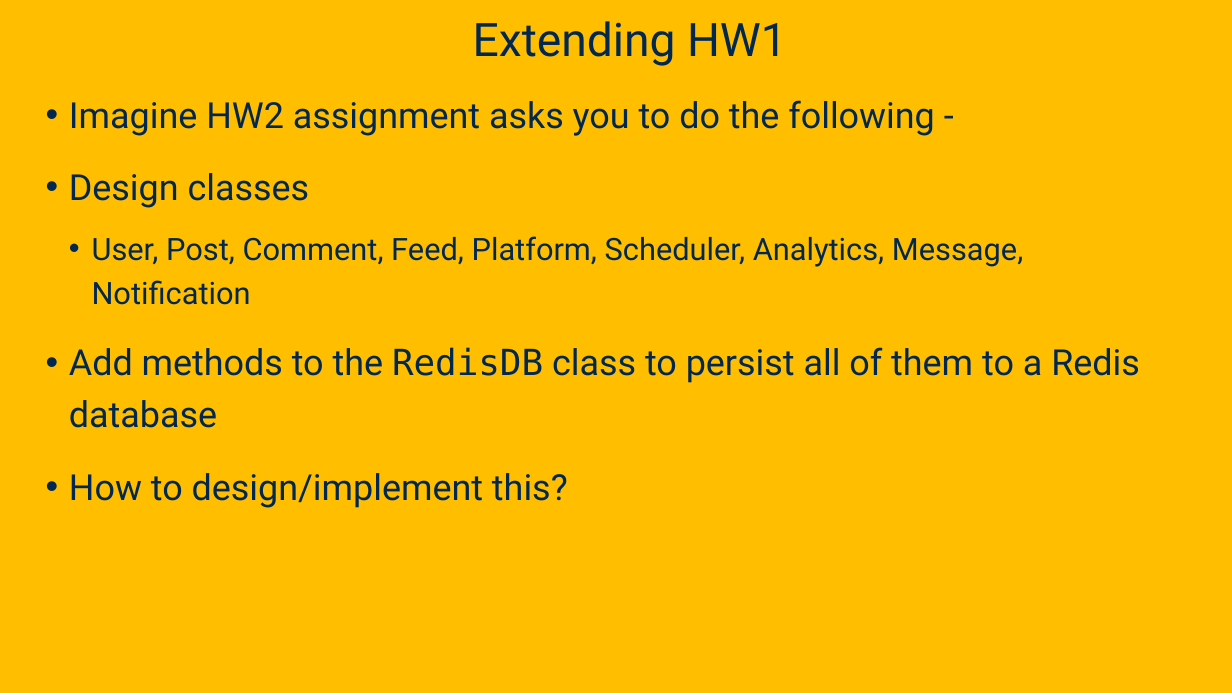
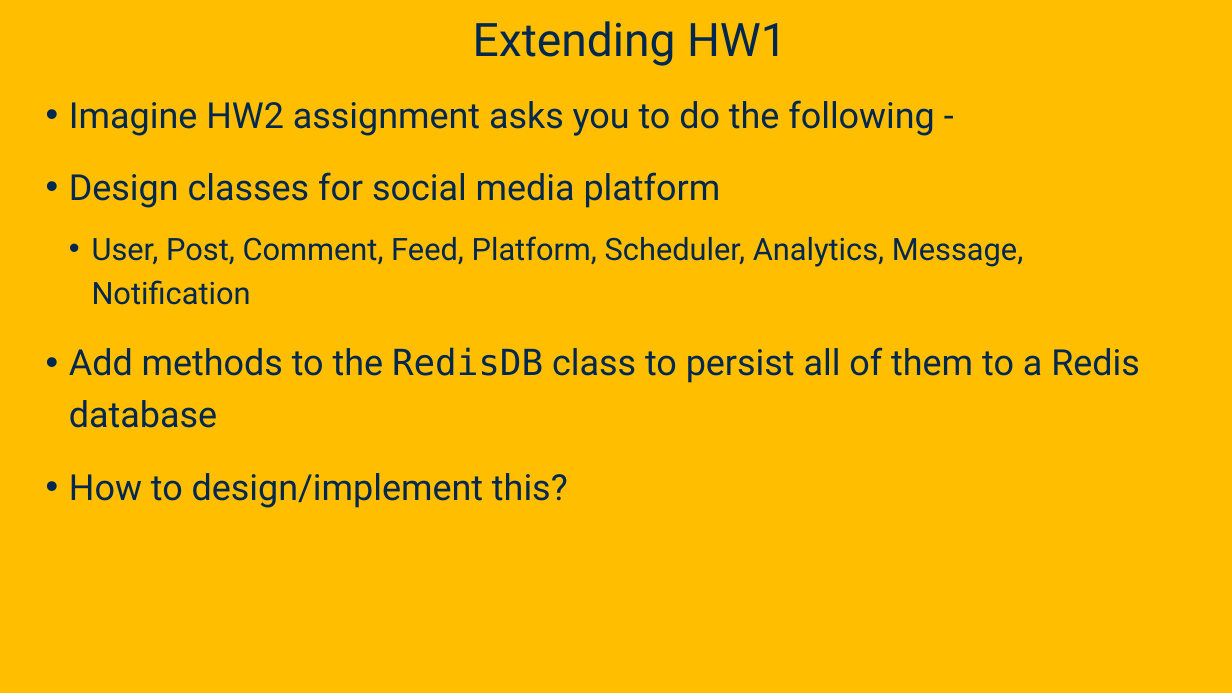
Before and after one commit to davsec-teaching/ecs160-f25, a slide deck: slide 6 of slides/5_annotations_and_reflection.pptx (slide 5 before the commit). Drawn at 1232x693 pixels with LibreOffice and Linux fonts; fonts in the diff are those of the drawing; background and template pictures are left out. Boxes give left, top, right and bottom in pixels: in the first picture for what was removed or moved away, otherwise in the second. Text is boxed around its words. In the diff, an @@ line names an element or a change of style, - is before the commit and + after.

```diff
--- a/slides/5_annotations_and_reflection.pptx
+++ b/slides/5_annotations_and_reflection.pptx
@@ text at <box>69,172,721,208</box>: text changed @@
-• Design classes
+• Design classes for social media platform
```
Also in this commit, not shown: 3 other slides changed.
